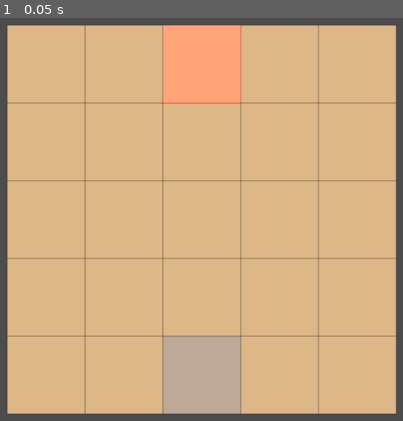
Above: before the commit, frame 1.
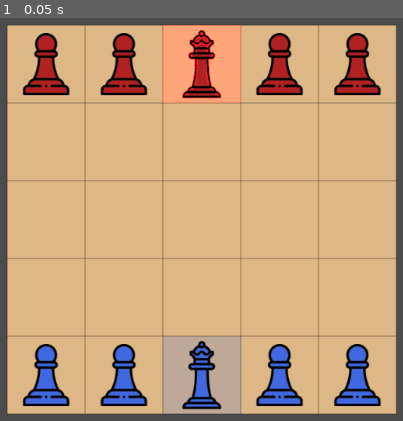
Above: after the commit, the same moment.

Repository: delington/Godot-Onitama
Game: Godot game, scene res://Game.tscn
Two runs of this game, one before a commit and one after it. Both use one fixed random seed, a clock stepped at 60 frames per second and the inputs below.
Inputs:
- Up to frame 1 (0.05 s): no input

The runs differ from the first frame. In frame 1, 10% of the frame differs, in the area x 5-95%, y 2-98%.

Commit message:
- add global autoload script for constants, - remove 2D node from student and master scenes, - change image of student and master sprite to be better for modulating (coloring it)

Diff:
--- /dev/null
+++ b/Global.gd
@@ -0,0 +1,15 @@
+extends Node2D
+
+
+const PLAYER_COLOR = Color.firebrick
+const ENEMY_COLOR = Color.royalblue
+
+
+# Called when the node enters the scene tree for the first time.
+func _ready():
+	pass # Replace with function body.
+
+
+# Called every frame. 'delta' is the elapsed time since the previous frame.
+#func _process(delta):
+#	pass
--- /dev/null
+++ b/Global.tscn
@@ -0,0 +1,6 @@
+[gd_scene load_steps=2 format=2]
+
+[ext_resource path="res://Global.gd" type="Script" id=1]
+
+[node name="Node2D" type="Node2D"]
+script = ExtResource( 1 )
--- a/Master.tscn
+++ /dev/null
@@ -1,8 +0,0 @@
-[gd_scene load_steps=2 format=2]
-
-[ext_resource path="res://master.png" type="Texture" id=1]
-
-[node name="Node2D" type="Node2D"]
-
-[node name="Master" type="Sprite" parent="."]
-texture = ExtResource( 1 )
--- a/Student.tscn
+++ /dev/null
@@ -1,9 +0,0 @@
-[gd_scene load_steps=2 format=2]
-
-[ext_resource path="res://student.png" type="Texture" id=1]
-
-[node name="Node2D" type="Node2D"]
-
-[node name="Student" type="Sprite" parent="."]
-scale = Vector2( 0.8, 0.8 )
-texture = ExtResource( 1 )
--- a/grid/Grid.gd
+++ b/grid/Grid.gd
@@ -1,6 +1,9 @@
 extends TileMap
 
-enum {EMPTY, PLAYER, ENEMY_PLAYER}
+const player_color = Global.PLAYER_COLOR
+const enemy_color = Global.ENEMY_COLOR
+
+enum {EMPTY, STUDENT, MASTER, ENEMY_STUDENT, ENEMY_MASTER}
 
 var tile_size = get_cell_size()
 var half_tile_size = tile_size / 2
@@ -9,6 +12,8 @@
 var grid = []
 
 onready var GridLinesTile = preload("res://grid/Grid.tscn")
+onready var Master = preload("res://master/Master.tscn")
+onready var Student = preload("res://student/Student.tscn")
 
 func _ready():
 	# 1. Create the grid Array
@@ -18,8 +23,29 @@
 
 			grid[x].append(EMPTY)
 
-	# 2. Create obstacles
+	place_player_pawns(0, STUDENT, MASTER, player_color)
+	place_player_pawns(4, ENEMY_STUDENT, ENEMY_MASTER, enemy_color)
 
+
+func place_player_pawns(row_index, student_type, master_type, color):
+	for i in 5:
+		var start_position = Vector2(i, row_index)
+
+		if (i == 2):
+			var master_pawn = Master.instance()
+			place_pawn(master_pawn, start_position, student_type, color)
+		else:
+			var student = Student.instance()
+			place_pawn(student, start_position, master_type, color)
+
+	for i in 5:
+		var start_position = Vector2(i, 4)
+
+func place_pawn(pawn, start_position, type, color):
+	pawn.position = map_to_world(start_position) + half_tile_size
+	pawn.modulate = color
+	grid[start_position.x][start_position.y] = type
+	add_child(pawn)
 
 func is_cell_vacant():
 	# Return true if the cell is vacant, else false
--- /dev/null
+++ b/master/Master.tscn
@@ -0,0 +1,6 @@
+[gd_scene load_steps=2 format=2]
+
+[ext_resource path="res://master/master.png" type="Texture" id=1]
+
+[node name="Master" type="Sprite"]
+texture = ExtResource( 1 )
--- a/project.godot
+++ b/project.godot
@@ -13,6 +13,10 @@
 config/name="Onitama"
 run/main_scene="res://Game.tscn"
 config/icon="res://icon.png"
+
+[autoload]
+
+Global="*res://Global.gd"
 
 [display]
 
--- /dev/null
+++ b/student/Student.tscn
@@ -0,0 +1,7 @@
+[gd_scene load_steps=2 format=2]
+
+[ext_resource path="res://student/student.png" type="Texture" id=1]
+
+[node name="Student" type="Sprite"]
+scale = Vector2( 0.8, 0.8 )
+texture = ExtResource( 1 )
Binary file removed: master.png
Binary file added: master/master.png
Binary file removed: student.png
Binary file added: student/student.png
